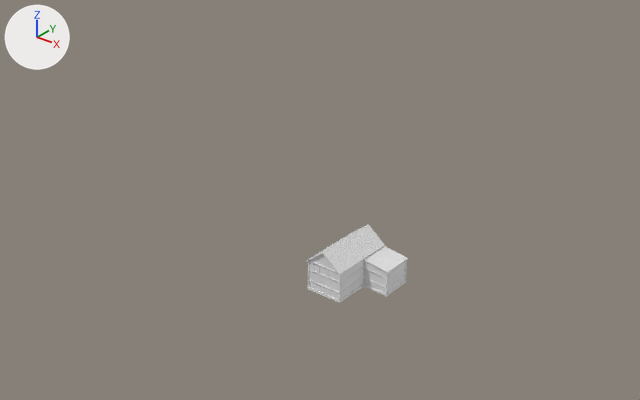
Before and after pictures for a commit that changed the Blender file Medieval House.blend.
Rendered twice from a camera (50 mm lens) standing at (24.1, -31.5, 24.3) and looking at (-5.7, 5.8, 1.2). Lighting does not change. The marker at upper left points along +X, +Y and +Z.

Script lines for the objects in view, before the commit:
```python
me_cube = bpy.data.meshes.new('Cube')
me_cube.from_pydata(...)  # 136 vertices, 136 faces; spans x -1.07..2.55, y -1.05..2.77, z 0.0..2.5
me_cube.materials.append(mat_material)  # white #e7e7e7
me_cube_001 = bpy.data.meshes.new('Cube.001')
me_cube_001.from_pydata(...)  # 8 vertices, 6 faces; spans x -0.545..0.576, y -0.077..0.077, z -0.488..0.429
me_cube_001.materials.append(mat_material)  # white #e7e7e7
me_cube_003 = bpy.data.meshes.new('Cube.003')
me_cube_003.from_pydata([(-0.75, -0.08, 0.06), (0.83, -0.08, -0.17), (-0.75, 0.08, 0.06), (0.83, 0.08, -0.17), (-0.75, 0.08, 0.09), (-0.75, -0.08, 0.09), (0.84, 0.08, -0.13), (0.84, -0.08, -0.13)], [], [(2, 3, 1, 0), (4, 5, 7, 6), (3, 2, 4, 6), (1, 3, 6, 7), (0, 1, 7, 5), (2, 0, 5, 4)])
me_cube_003.materials.append(mat_material)  # white #e7e7e7
ob_cube = bpy.data.objects.new('Cube', me_cube)
ob_cube.location = (0.0, 0.0, 0.0)
ob_cube_001 = bpy.data.objects.new('Cube.001', me_cube_001)
ob_cube_001.location = (0.53, -1.03, 2.15)
_m = ob_cube_001.modifiers.new('Array', 'ARRAY')
_m.count = 23
_m.relative_offset_displace = (0.0, 1.1, 0.0)
ob_cube_002 = bpy.data.objects.new('Cube.002', me_cube_001)
ob_cube_002.location = (-0.53, 2.7, 2.15)
ob_cube_002.rotation_euler = (0.0, 0.0, 3.142)  # degrees (0, 0, 180)
_m = ob_cube_002.modifiers.new('Array', 'ARRAY')
_m.count = 23
_m.relative_offset_displace = (0.0, 1.1, 0.0)
ob_cube_003 = bpy.data.objects.new('Cube.003', me_cube_003)
ob_cube_003.location = (1.75, 1.0, 1.57)
_m = ob_cube_003.modifiers.new('Array', 'ARRAY')
_m.count = 11
_m.relative_offset_displace = (0.0, 1.1, 0.0)
```
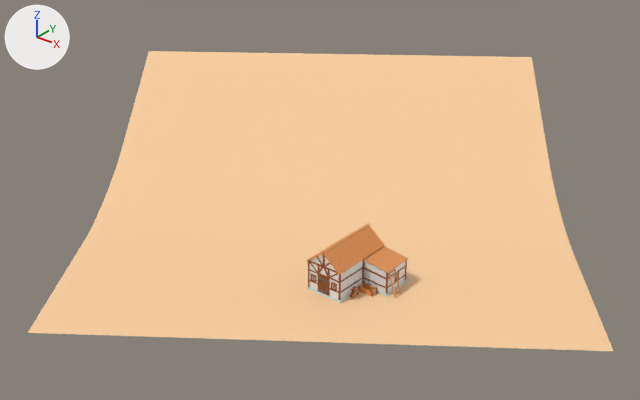
Diff of the bpy script that builds the scene:
```diff
--- a/Medieval House.blend.py
+++ b/Medieval House.blend.py
@@ me_cube_016 @@
+me_cube_016.from_pydata(...)  # a box spanning x -0.08..0.08, y -0.08..0.08, z 0.0..2.15
+me_cube_016.materials.append(mat_material_001)  # white #cee7e4
@@ me_cube_015 @@
+me_cube_015.from_pydata(...)  # a box spanning x -0.06..0.06, y -0.06..0.06, z 0.0..4.02
+me_cube_015.materials.append(mat_wood_rooftop)  # orange #e79656
@@ ob_cube_001 @@
-ob_cube_001 = bpy.data.objects.new('Cube.001', me_cube_001)
+ob_cube_001 = bpy.data.objects.new('Cube.001', me_cube_015)
 ob_cube_001.location = (0.53, -1.03, 2.15)
@@ ob_cube_002 @@
-ob_cube_002 = bpy.data.objects.new('Cube.002', me_cube_001)
+ob_cube_002 = bpy.data.objects.new('Cube.002', me_cube_016)
 ob_cube_002.location = (-0.53, 2.7, 2.15)
@@ ob_cube_003 @@
-ob_cube_003 = bpy.data.objects.new('Cube.003', me_cube_003)
+ob_cube_003 = bpy.data.objects.new('Cube.003', me_cube_016)
 ob_cube_003.location = (1.75, 1.0, 1.57)
@@ ob_plane @@
+ob_plane = bpy.data.objects.new('Plane', me_plane)  # 26 vertices, 12 faces; spans x -8.0..8.0, y -8.0..8.0, z 0.0..3.3; in mat_material_002 (beige #ffd3a4)
+ob_plane.location = (-5.79, 6.81, 0.0)
+ob_plane.rotation_euler = (0.0, 0.0, -0.951)  # degrees (0, 0, -54)
+ob_plane.scale = (1.73, 1.73, 1.73)
@@ ob_ladder @@
+ob_ladder = bpy.data.objects.new('Ladder', me_cube_021)  # a box spanning x -0.026..0.026, y -0.026..0.026, z -0.003..1.416; a box spanning x -0.026..0.026, y 0.457..0.508, z -0.003..1.416; a box spanning x -0.016..0.016, y -0.003..0.469, z 0.126..0.157; a box spanning x -0.016..0.016, y -0.003..0.469, z 0.421..0.452; a box spanning x -0.016..0.016, y -0.003..0.469, z 0.717..0.747; a box spanning x -0.016..0.016, y -0.003..0.469, z 1.012..1.043; a box spanning x -0.016..0.016, y -0.003..0.469, z 1.307..1.338; in mat_wood_rooftop (orange #e79656)
+ob_ladder.location = (3.02, 1.08, 0.01)
+ob_ladder.rotation_euler = (0.0, -0.322, 0.0)  # degrees (0, -18, 0)
+ob_ladder.scale = (1.01, 1.0, 1.03)
@@ ob_box @@
+ob_box = bpy.data.objects.new('Box', me_cube_017)  # 80 vertices, 73 faces; spans x -0.9..-0.002, y -0.031..0.471, z 0.0..0.315; in mat_wood_rooftop (orange #e79656), mat_wood_beam (brown #8e4c1d)
+ob_box.location = (2.0, 0.45, 0.0)
@@ ob_door @@
+ob_door = bpy.data.objects.new('Door', me_cube_013)  # 88 vertices, 56 faces; spans x -0.72..0.18, y -0.04..0.04, z 0.0..1.76; in mat_steel (grey #839199), mat_wood_beam (brown #8e4c1d)
+ob_door.location = (0.26, -1.04, 0.96)
+ob_door.rotation_euler = (0.0, -158.7, 0.0)  # degrees (0, 267, 0)
+ob_door.scale = (1.14, 0.711, 0.331)
```

What differs and where, as boxes [x1, y1, x2, y2] in the pictures (640 x 400 px):
'Plane', added (beige): after [28, 51, 613, 351]
'Cube.001', recoloured (grey to orange): [321, 223, 385, 275] in both
'Roof', now drawn (orange): after [323, 226, 385, 275]
'Cube.003', recoloured (white to orange): [307, 246, 408, 290] in both
'Roof.002', now drawn (orange): after [363, 246, 408, 273]
'Box', added: after [358, 282, 378, 297]
'Cube.002', recoloured: [306, 225, 367, 303] in both
'Door', added: after [318, 275, 328, 295]
'Ladder', added: after [389, 268, 401, 298]
'Roof.001', now drawn: after [306, 231, 355, 262]
